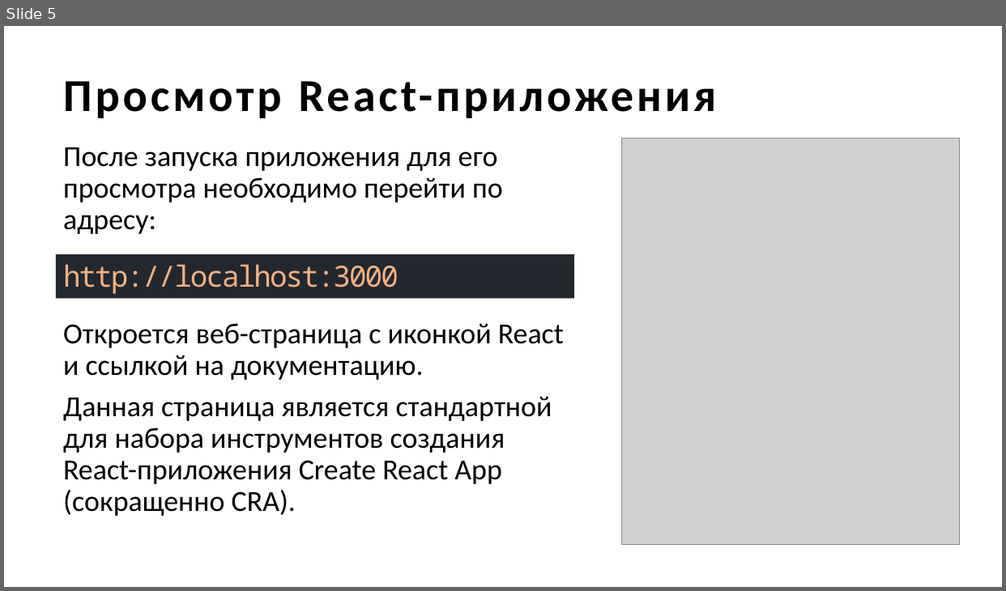
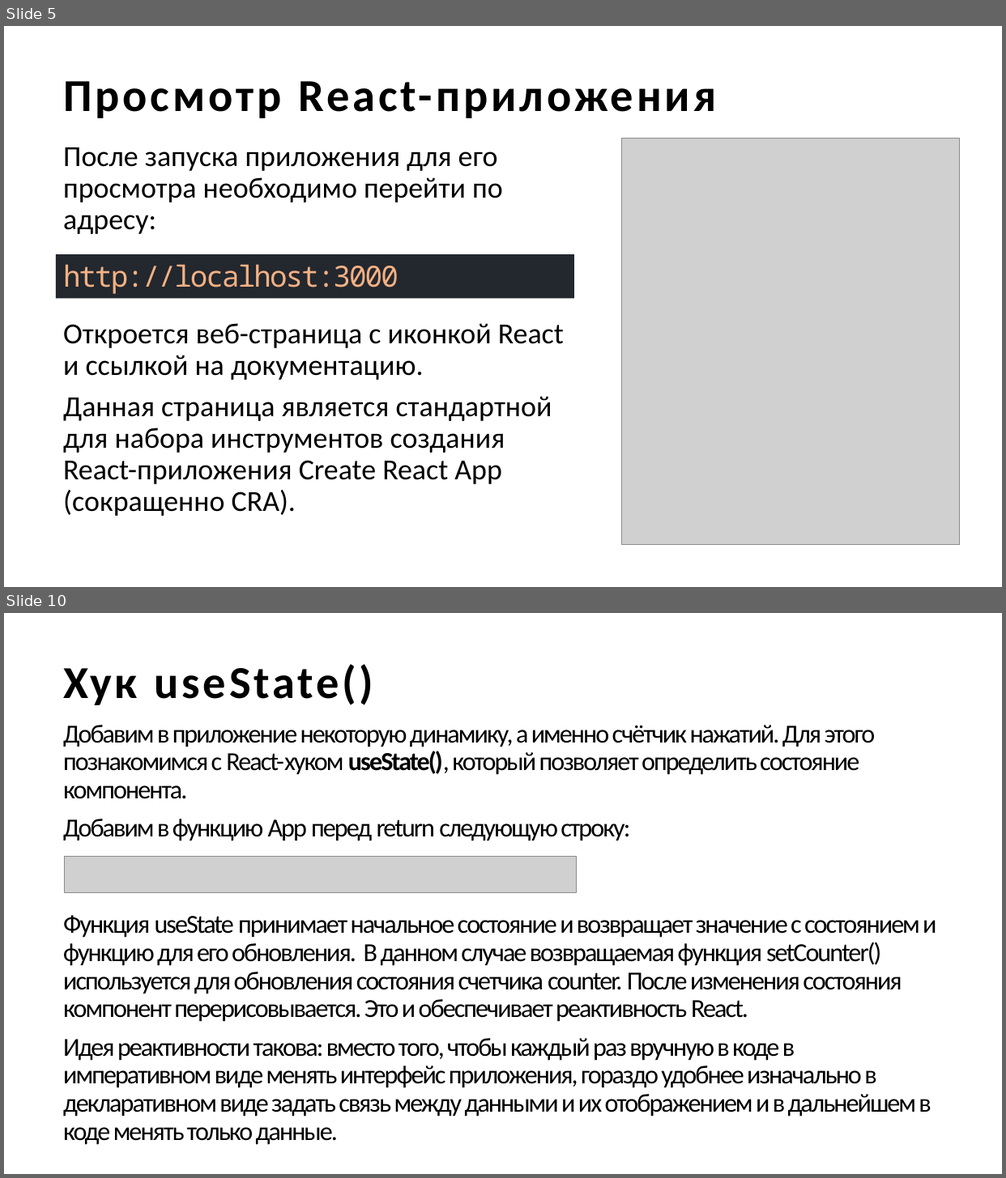
Before and after one commit to descenty/IPPO-3-sem, a slide deck: Введение в React.pptx. Shown one above the other, each under a label of ours: slide 5 before the commit, slides 5 and 10 after it; the slides between them are not shown. The pictures are 1006x591 and 1006x1178 pixels, drawn with LibreOffice and Linux fonts; fonts in the diff are those of the drawing; grey boxes stand for pictures. Boxes give left, top, right and bottom in pixels: in the first picture for what was removed or moved away, otherwise in the second. Text is boxed around its words. In the diff, an @@ line names an element or a change of style, - is before the commit and + after.

```diff
--- a/Введение в React.pptx
+++ b/Введение в React.pptx
@@ slide 10 added at (4,613,1002,1174), background #FFFFFF @@
@@ title added at (63,664,373,705), 44 pt, text #000000, bold @@
+Хук useState()
@@ text added at (63,725,876,841), 25 pt, text #000000 @@
+Добавим в приложение некоторую динамику, а именно счётчик нажатий. Для этого познакомимся с React-хуком useState(), который позволяет определить состояние компонента.
+Добавим в функцию App перед return следующую строку:
@@ picture added at (65,857,577,893) @@
@@ text added at (63,915,936,1145), 25 pt, text #000000 @@
+Функция useState принимает начальное состояние и возвращает значение с состоянием и функцию для его обновления. В данном случае возвращаемая функция setCounter() используется для обновления состояния счетчика counter. После изменения состояния компонент перерисовывается. Это и обеспечивает реактивность React.
+Идея реактивности такова: вместо того, чтобы каждый раз вручную в коде в императивном виде менять интерфейс приложения, гораздо удобнее изначально в декларативном виде задать связь между данными и их отображением и в дальнейшем в коде менять только данные.
```
Also in this commit, not shown: 1 slide changed, 5 other slides added, 1 slide removed, 32 other files.
